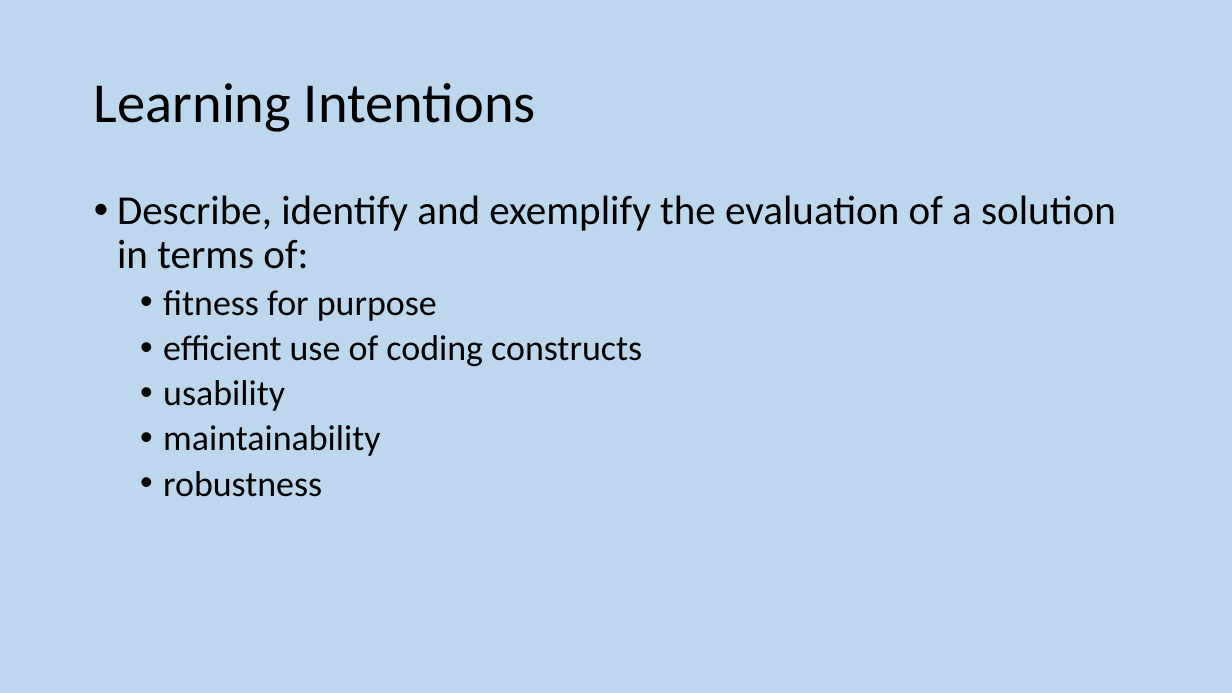
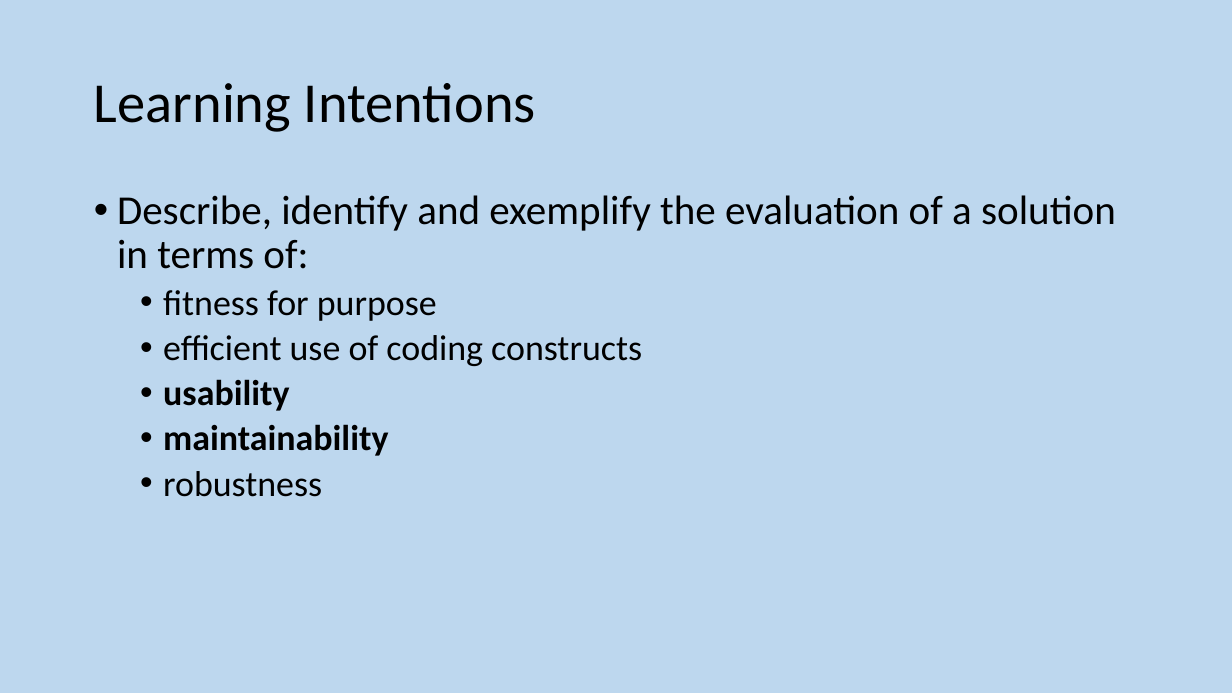
Before and after one commit to MrFriendCS/MrFriendCS.github.io, a slide deck: slide 159 of higher/sdd/H CS SDD Slides.pptx (slide 155 before the commit). Drawn at 1232x693 pixels with LibreOffice and Linux fonts; fonts in the diff are those of the drawing. Boxes give left, top, right and bottom in pixels: in the first picture for what was removed or moved away, otherwise in the second. Text is boxed around its words. In the diff, an @@ line names an element or a change of style, - is before the commit and + after.

```diff
--- a/higher/sdd/H CS SDD Slides.pptx
+++ b/higher/sdd/H CS SDD Slides.pptx
@@ text at [163, 379, 388, 456]: bold on in "usability", "maintainability" @@
```
Also in this commit, not shown: 4 other slides changed, 10 slides added, 4 slides removed.
